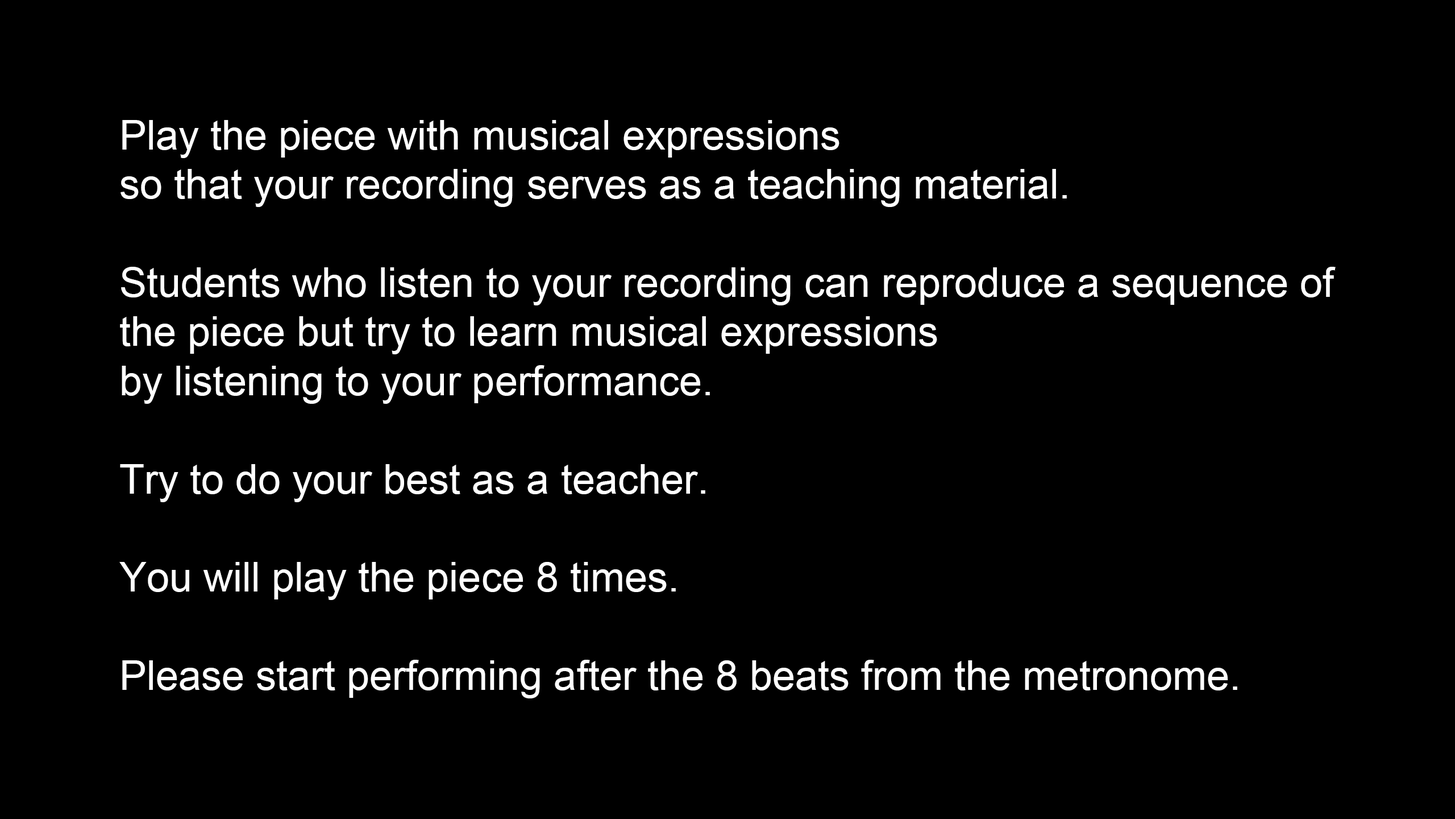
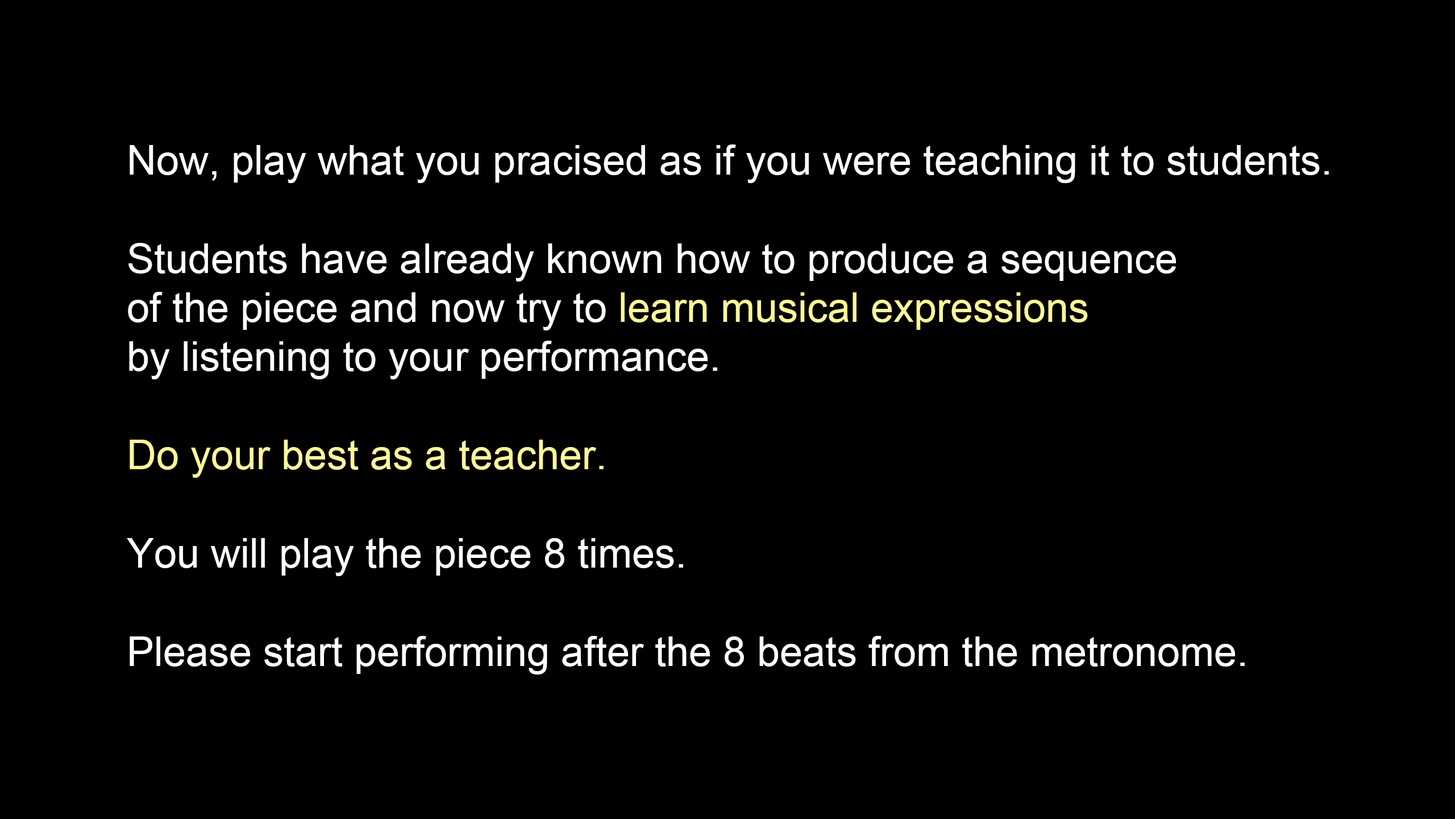
Layered file, before and after one edit (1455 x 819). Changes by layer:
renamed "Play the piece with musical expressions so that your recording" to "Now, play what you pracised as if you were teaching it to stude", painted on it over [119, 119, 1336, 699]
